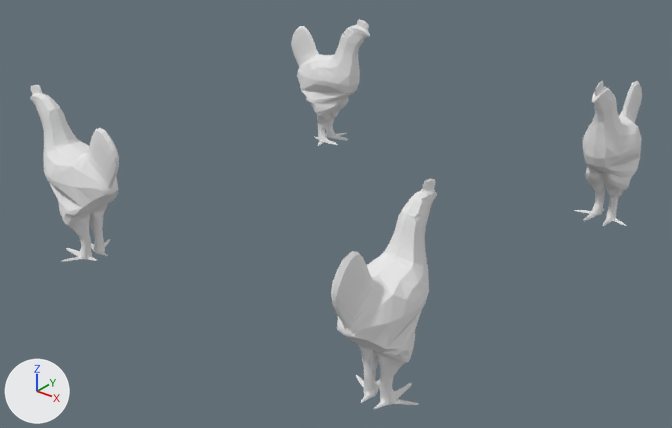
A saved change to the Blender file development/graphics/creatures/hen/hen.blend.
Both versions are drawn from a 50 mm lens placed at (3.64, -9.39, 4.73), pointed at (-2.02, -2.31, 0.34). Lighting does not change. The marker at lower left points along +X, +Y and +Z.
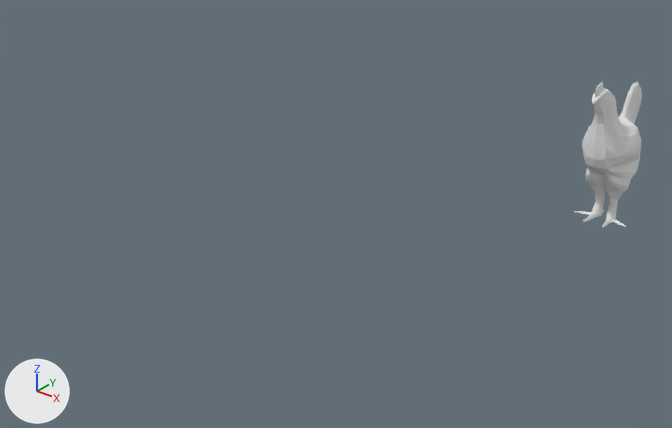
Location of each change, (x1, y1, x2, y2) in pixels of the pictures (672 x 428 px):
```json
{"object": "Mesh.003", "change": "deleted", "before": [331, 179, 437, 409]}
{"object": "Mesh.002", "change": "deleted", "before": [30, 85, 119, 262]}
{"object": "Mesh", "change": "moved", "before": [574, 80, 642, 227], "after": [574, 81, 642, 228]}
{"object": "Mesh.001", "change": "deleted", "before": [291, 19, 370, 146]}
```

Scene script edits in JSON lines:
```json
{"op": "remove", "block": "ob_mesh_003", "code": ["ob_mesh_003 = bpy.data.objects.new('Mesh.003', me_cube5_default_003)", "ob_mesh_003.location = (0.0, -4.177, 0.0)", "ob_mesh_003.rotation_euler = (0.0, 0.0, 3.142)  # degrees (0, 0, 180)"]}
{"op": "remove", "block": "ob_mesh_002", "code": ["ob_mesh_002 = bpy.data.objects.new('Mesh.002', me_cube5_default_002)", "ob_mesh_002.location = (-3.948, -4.177, 0.0)", "ob_mesh_002.rotation_euler = (0.0, 0.0, 4.712)  # degrees (0, 0, 270)"]}
{"op": "remove", "block": "ob_mesh_001", "code": ["ob_mesh_001 = bpy.data.objects.new('Mesh.001', me_cube5_default_001)", "ob_mesh_001.location = (-3.948, 0.0, 0.0)", "ob_mesh_001.rotation_euler = (0.0, 0.0, 1.571)  # degrees (0, 0, 90)"]}
{"op": "set", "path": "ob_mesh.location", "old": "(0.0, 0.0, 0.0)", "new": "(0.0, 0.0, -0.014)"}
```
